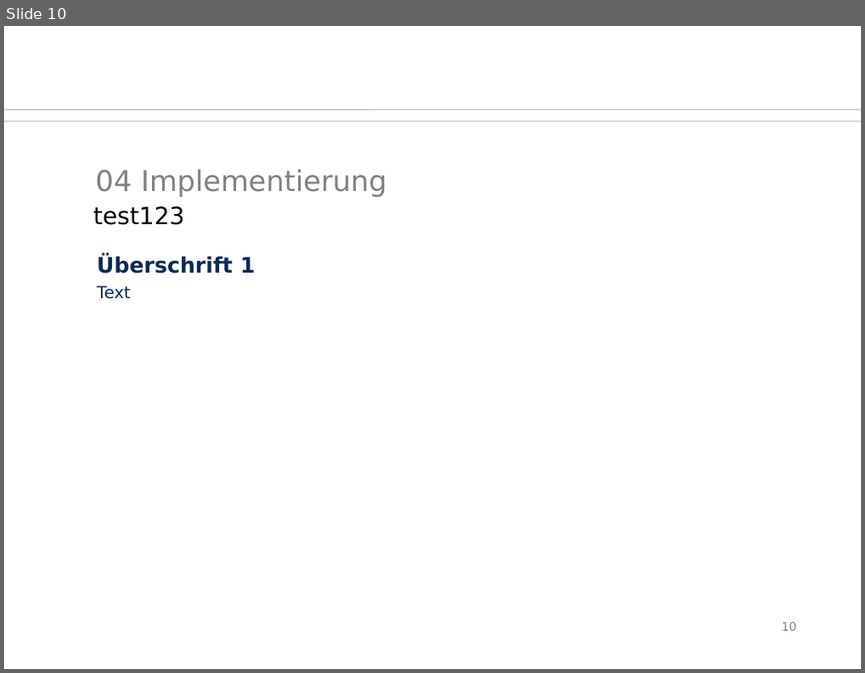
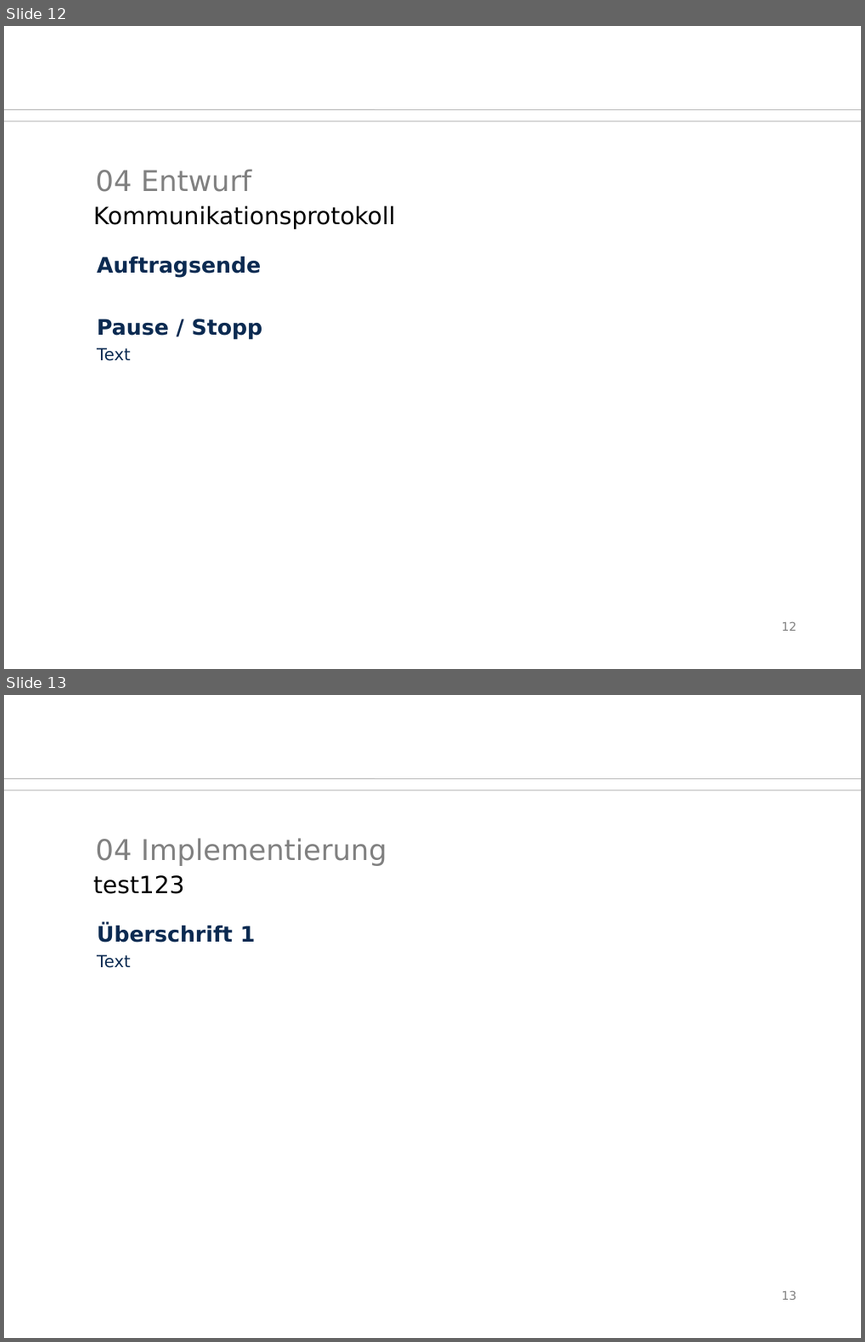
Before and after one commit to SaSteDD/ees_StegStef, a slide deck: präsi/btwf.odp. Shown one above the other, each under a label of ours: slide 10 before the commit, slides 12 and 13 after it. The pictures are 865x673 and 865x1342 pixels, drawn with LibreOffice and Linux fonts; fonts in the diff are those of the drawing; background and template pictures are left out. Boxes give left, top, right and bottom in pixels: in the first picture for what was removed or moved away, otherwise in the second. Text is boxed around its words. In the diff, an @@ line names an element or a change of style, - is before the commit and + after.

```diff
--- a/präsi/btwf.odp
+++ b/präsi/btwf.odp
@@ slide 12 added at bbox=[4, 26, 861, 669], background #FFFFFF; not listed: 2 template elements that a slide beside it also shows @@
@@ title added at bbox=[96, 169, 251, 192], 24 pt, text #808080 @@
+04 Entwurf
@@ text added at bbox=[93, 205, 395, 229], 20 pt, text #000000 @@
+Kommunikationsprotokoll
@@ text added at bbox=[97, 256, 263, 361], 18 pt, text #0B2A51, bold @@
+Auftragsende
+Pause / Stopp
+Text
@@ page number added at bbox=[782, 621, 797, 630], 10 pt, text #808080 @@
+12
@@ what was slide 10 is now slide 13 @@
@@ page number at bbox=[782, 1290, 797, 1299]: text changed @@
-10
+13
```
Also in this commit, not shown: 4 other slides added, 2 other files.
